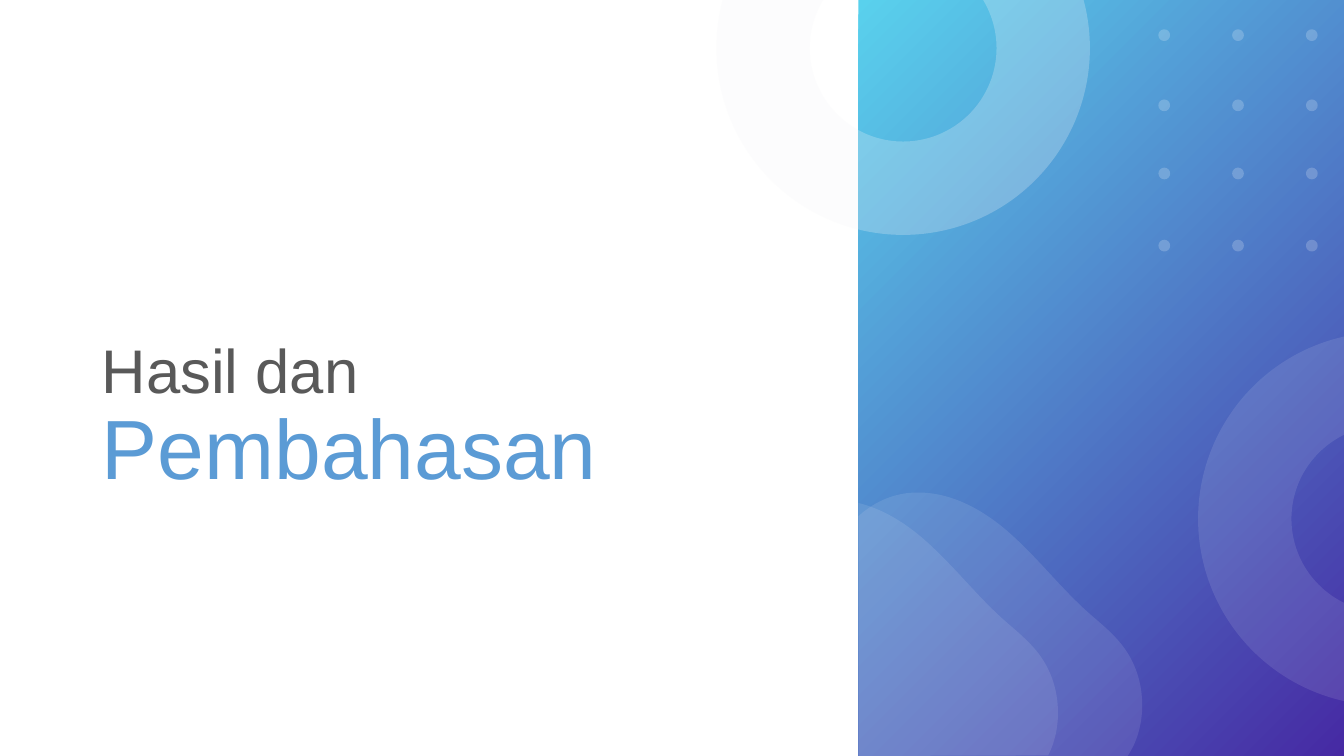
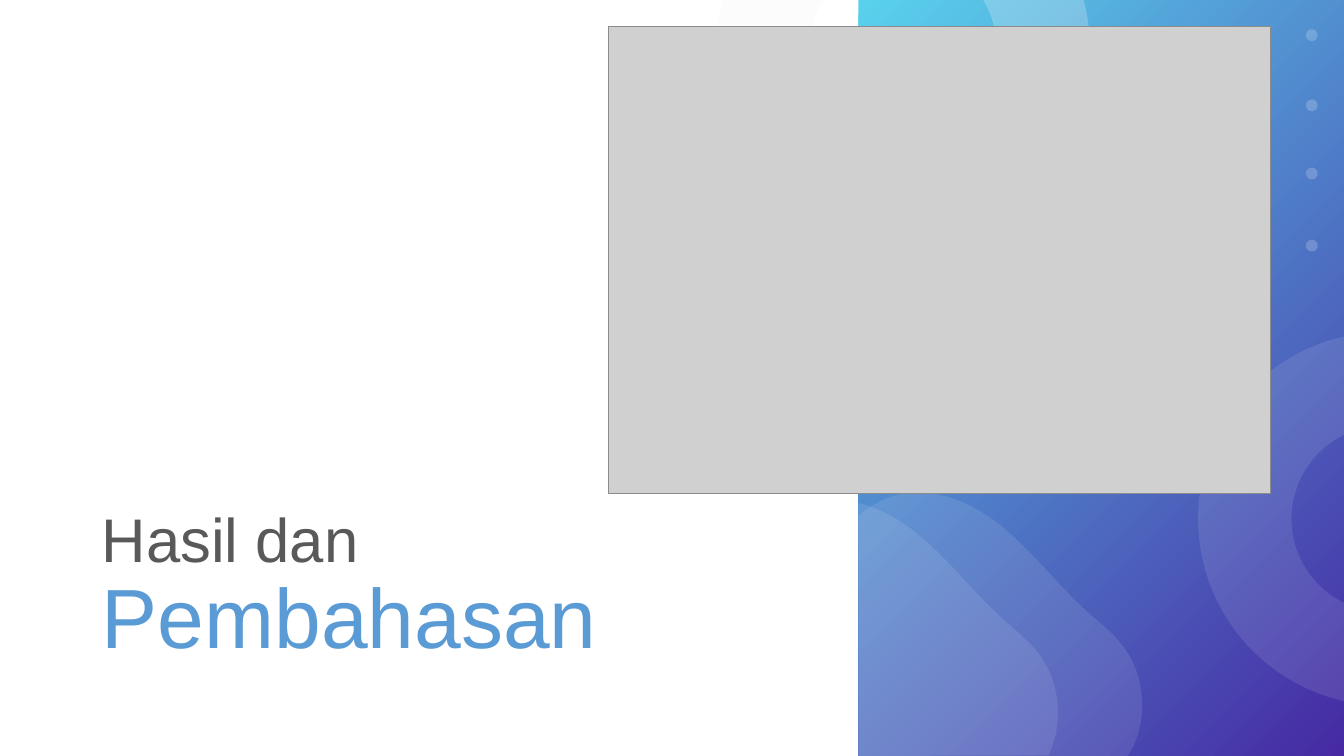
Before and after one commit to wardanacoolant/Tugas-Akhir, a slide deck: slide 19 of Hari-H Sidang/Rancangan Presentasi Skripsi.pptx (slide 18 before the commit). Drawn at 1344x756 pixels with LibreOffice and Linux fonts; fonts in the diff are those of the drawing; grey boxes stand for pictures. Boxes give left, top, right and bottom in pixels: in the first picture for what was removed or moved away, otherwise in the second. Text is boxed around its words. In the diff, an @@ line names an element or a change of style, - is before the commit and + after.

```diff
--- a/Hari-H Sidang/Rancangan Presentasi Skripsi.pptx
+++ b/Hari-H Sidang/Rancangan Presentasi Skripsi.pptx
@@ picture added at (609,26,1271,493) @@
@@ title "Hasil dan Pembahasan": place and size @@
-title "Hasil dan Pembahasan" at (102,348,597,480)
+title "Hasil dan Pembahasan" at (102,517,597,649)
```
Also in this commit, not shown: 31 other slides changed, 7 slides added, 1 slide removed, 6 other files.
